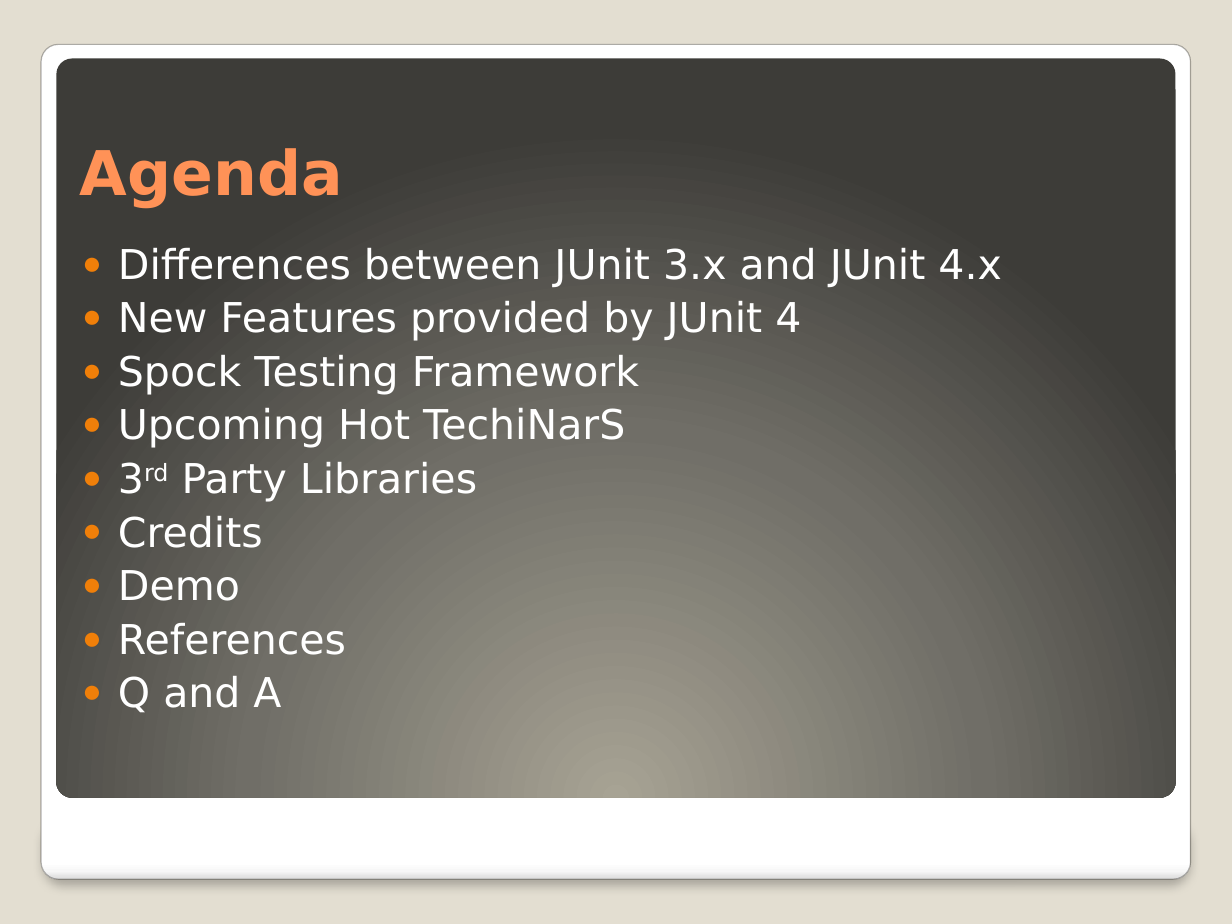
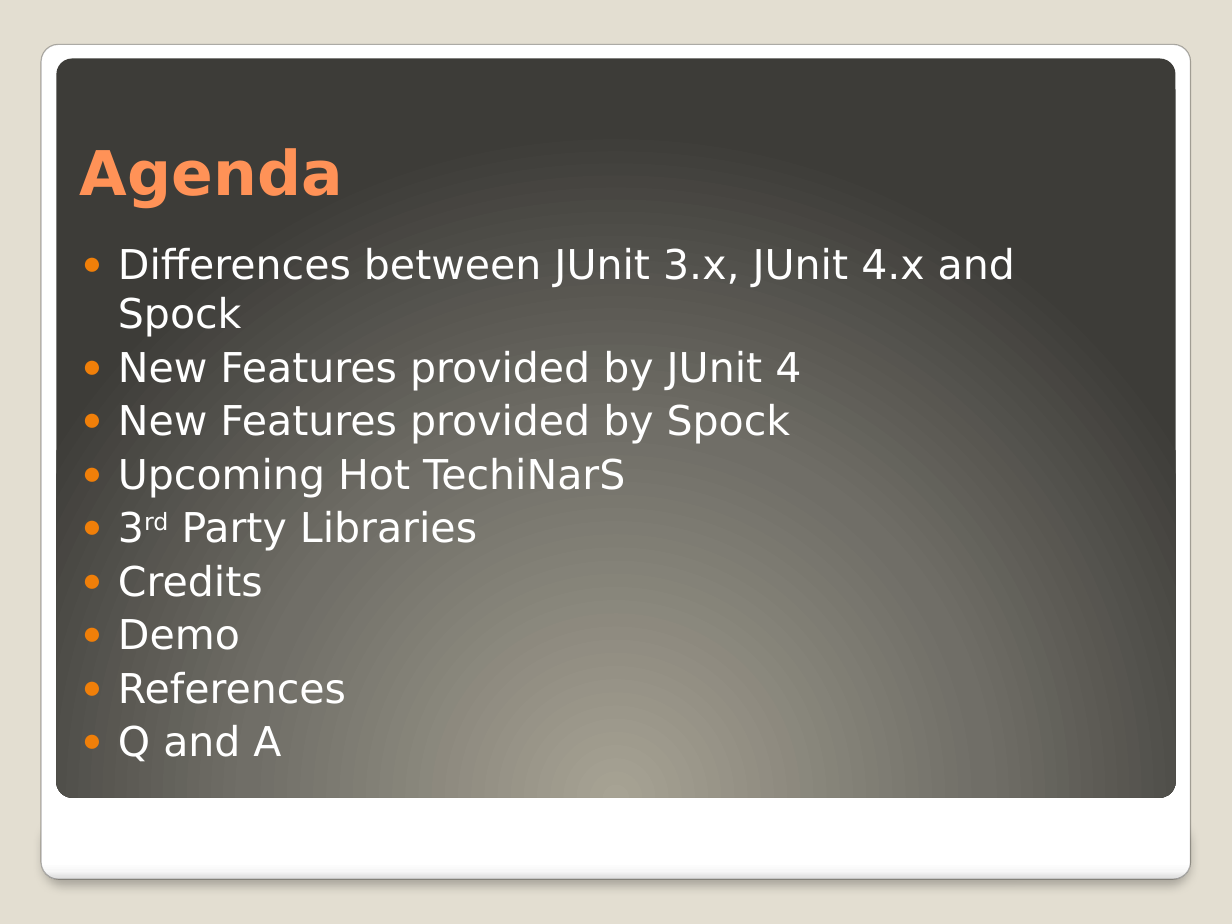
Before and after one commit to ayazlakdawala/JUnitMigration3.x-4.x, a slide deck: slide 3 of TechiNar Series-Unit Testing Frameworks Demo.pptx. Drawn at 1232x924 pixels with LibreOffice and Linux fonts; fonts in the diff are those of the drawing. Boxes give left, top, right and bottom in pixels: in the first picture for what was removed or moved away, otherwise in the second. Text is boxed around its words. In the diff, an @@ line names an element or a change of style, - is before the commit and + after.

Commit message:
added new spock features to the project

```diff
--- a/TechiNar Series-Unit Testing Frameworks Demo.pptx
+++ b/TechiNar Series-Unit Testing Frameworks Demo.pptx
@@ text at (x1=118, y1=248, x2=1015, y2=337): text changed @@
-● Differences between JUnit 3.x and JUnit 4.x
+● Differences between JUnit 3.x, JUnit 4.x and Spock
@@ text at (x1=118, y1=404, x2=791, y2=444): text changed @@
-● Spock Testing Framework
+● New Features provided by Spock
```
Also in this commit, not shown: 7 other slides changed, 10 slides added, 2 other files.
